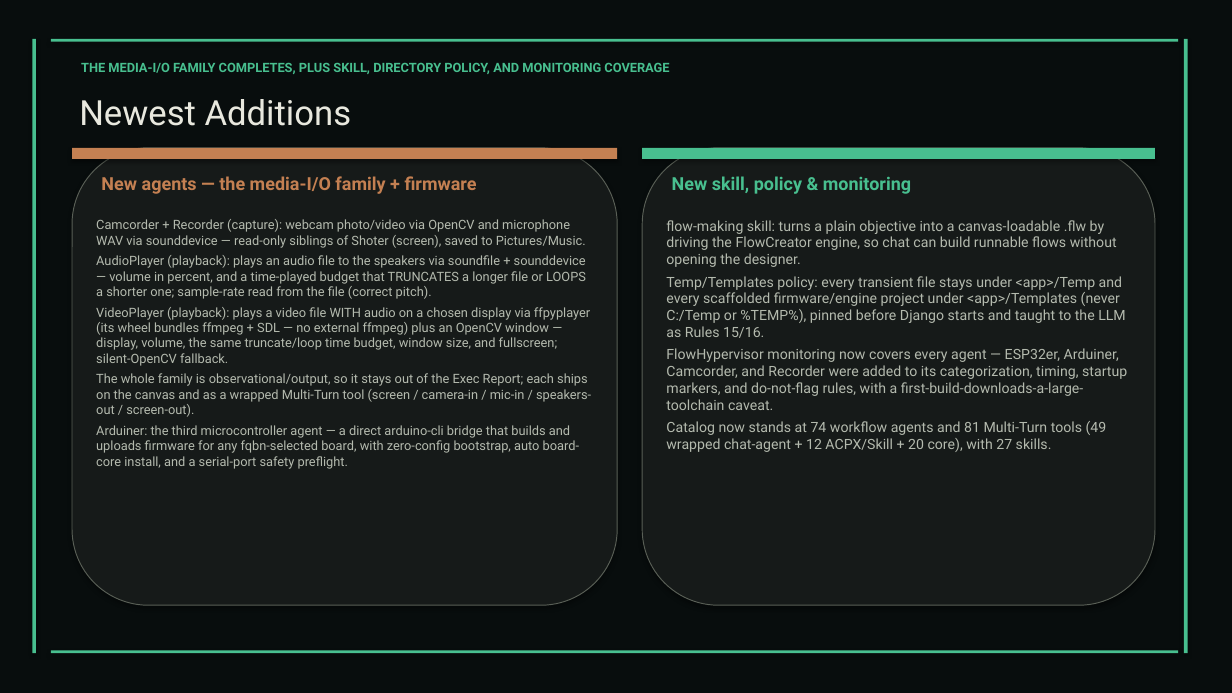
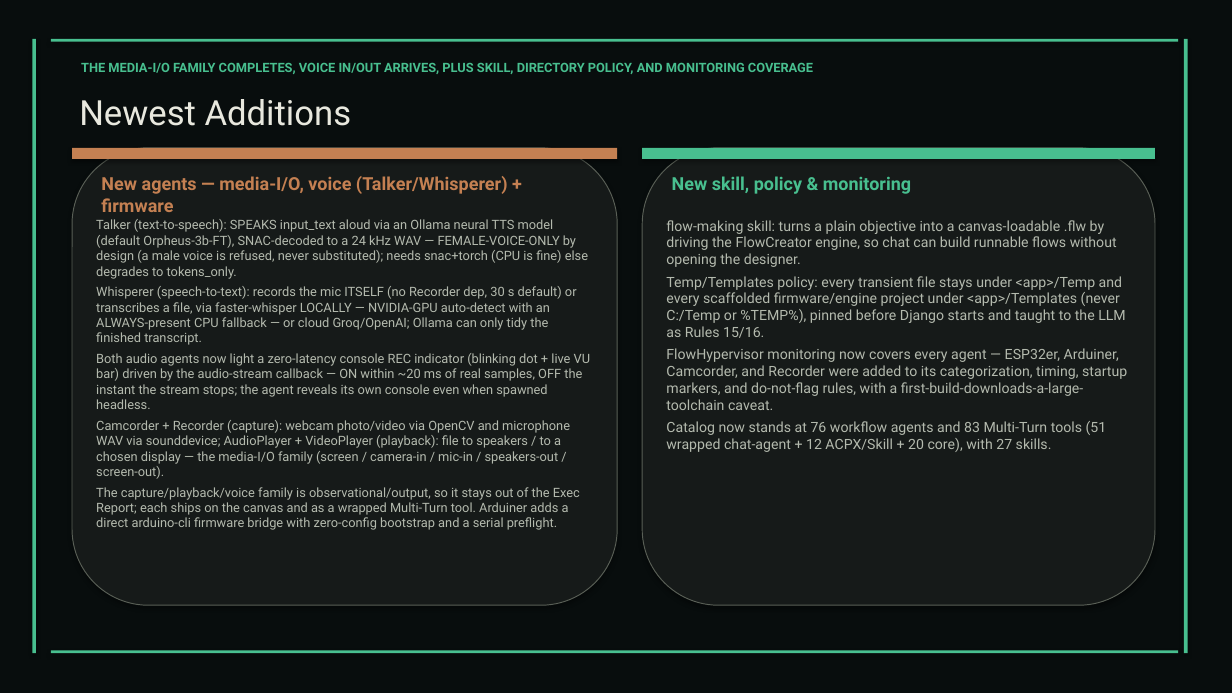
Before and after one commit to XAIHT/web-app, a slide deck: slide 52 of Tlamatini_eXtended_Artificial_Intelligence_Humanly_Tempered.pptx. Drawn at 1232x693 pixels with LibreOffice and Linux fonts; fonts in the diff are those of the drawing. Boxes give left, top, right and bottom in pixels: in the first picture for what was removed or moved away, otherwise in the second. Text is boxed around its words. In the diff, an @@ line names an element or a change of style, - is before the commit and + after.

Commit message:
Updating to 1.19.3, by Tlamatini's-AutoBot.

```diff
--- a/Tlamatini_eXtended_Artificial_Intelligence_Humanly_Tempered.pptx
+++ b/Tlamatini_eXtended_Artificial_Intelligence_Humanly_Tempered.pptx
@@ text at (81, 62, 813, 74): text changed @@
-THE MEDIA-I/O FAMILY COMPLETES, PLUS SKILL, DIRECTORY POLICY, AND MONITORING COVERAGE
+THE MEDIA-I/O FAMILY COMPLETES, VOICE IN/OUT ARRIVES, PLUS SKILL, DIRECTORY POLICY, AND MONITORING COVERAGE
@@ text at (101, 176, 508, 212): text changed @@
-New agents — the media-I/O family + firmware
+New agents — media-I/O, voice (Talker/Whisperer) + firmware
@@ text at (96, 219, 590, 530): text changed @@
-Camcorder + Recorder (capture): webcam photo/video via OpenCV and microphone WAV via sounddevice — read-only siblings of Shoter (screen), saved to Pictures/Music.
-AudioPlayer (playback): plays an audio file to the speakers via soundfile + sounddevice — volume in percent, and a time-played budget that TRUNCATES a longer file or LOOPS a shorter one; sample-rate read from the file (correct pitch).
-VideoPlayer (playback): plays a video file WITH audio on a chosen display via ffpyplayer (its wheel bundles ffmpeg + SDL — no external ffmpeg) plus an OpenCV window — display, volume, the same truncate/loop time budget, window size, and fullscreen; silent-OpenCV fallback.
-The whole family is observational/output, so it stays out of the Exec Report; each ships on the canvas and as a wrapped Multi-Turn tool (screen / camera-in / mic-in / speakers-out / screen-out).
-Arduiner: the third microcontroller agent — a direct arduino-cli bridge that builds and uploads firmware for any fqbn-selected board, with zero-config bootstrap, auto board-core install, and a serial-port safety preflight.
+Talker (text-to-speech): SPEAKS input_text aloud via an Ollama neural TTS model (default Orpheus-3b-FT), SNAC-decoded to a 24 kHz WAV — FEMALE-VOICE-ONLY by design (a male voice is refused, never substituted); needs snac+torch (CPU is fine) else degrades to tokens_only.
+Whisperer (speech-to-text): records the mic ITSELF (no Recorder dep, 30 s default) or transcribes a file, via faster-whisper LOCALLY — NVIDIA-GPU auto-detect with an ALWAYS-present CPU fallback — or cloud Groq/OpenAI; Ollama can only tidy the finished transcript.
+Both audio agents now light a zero-latency console REC indicator (blinking dot + live VU bar) driven by the audio-stream callback — ON within ~20 ms of real samples, OFF the instant the stream stops; the agent reveals its own console even when spawned headless.
+Camcorder + Recorder (capture): webcam photo/video via OpenCV and microphone WAV via sounddevice; AudioPlayer + VideoPlayer (playback): file to speakers / to a chosen display — the media-I/O family (screen / camera-in / mic-in / speakers-out / screen-out).
+The capture/playback/voice family is observational/output, so it stays out of the Exec Report; each ships on the canvas and as a wrapped Multi-Turn tool. Arduiner adds a direct arduino-cli firmware bridge with zero-config bootstrap and a serial preflight.
@@ text at (666, 421, 1107, 452): text changed @@
-Catalog now stands at 74 workflow agents and 81 Multi-Turn tools (49 wrapped chat-agent + 12 ACPX/Skill + 20 core), with 27 skills.
+Catalog now stands at 76 workflow agents and 83 Multi-Turn tools (51 wrapped chat-agent + 12 ACPX/Skill + 20 core), with 27 skills.
```
Also in this commit, not shown: 45 other slides changed, 1 slide added, 2 slides removed, 9 other files.
